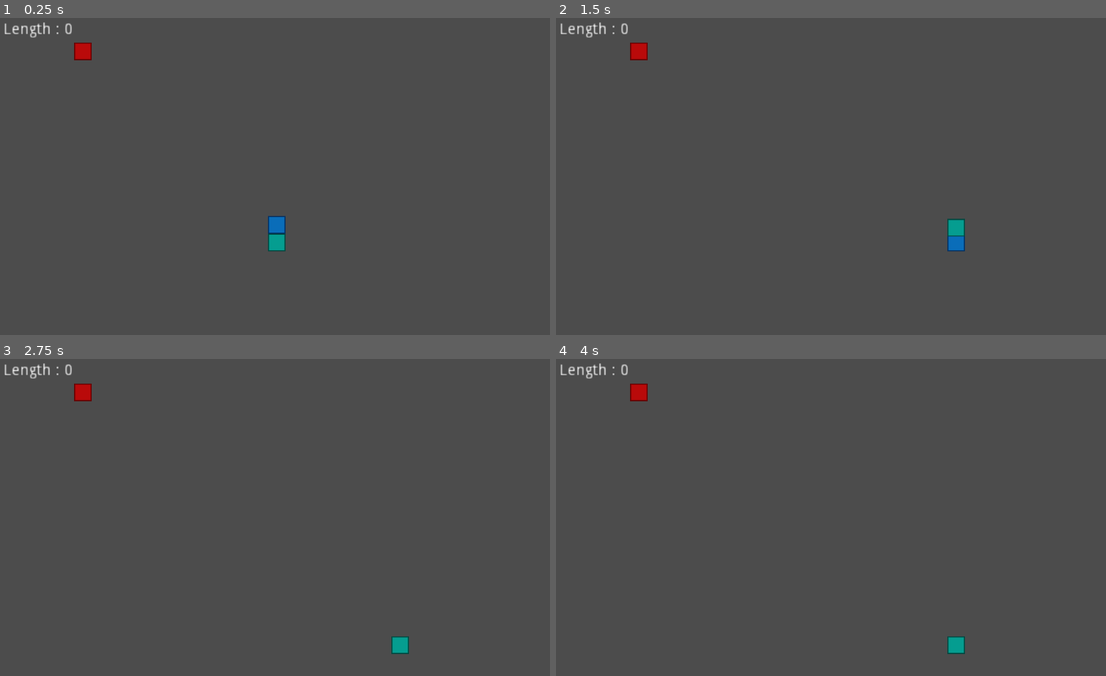
Above: before the commit, frames 1-4 (two rows, left to right).
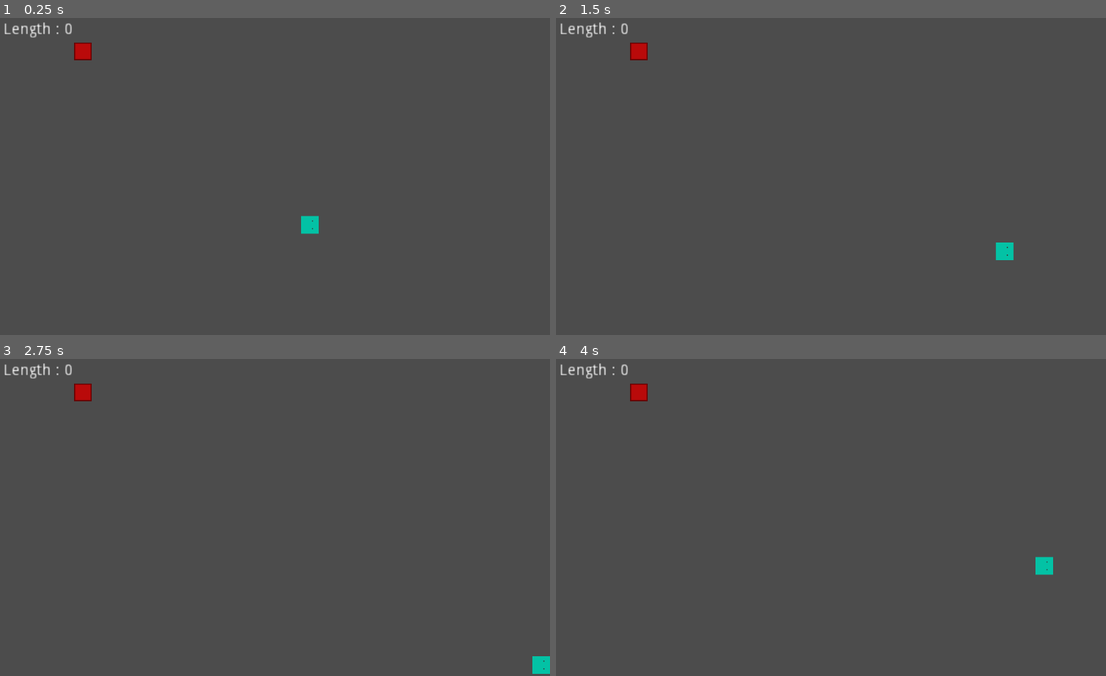
Above: after the commit, the same moments.

Repository: ChrisRichardo/Snake_Godot
Game: Godot game, scene res://Scenes/Game.tscn
The game is run twice, just before and just after one commit, with the same random seed, the same clock (stepped at 60 frames per second) and the same inputs.
Inputs:
- Up to frame 1 (0.25 s): no input
- Up to frame 2 (1.5 s): hold Right (move_right) 0.53-1.28 s; hold Down (move_down) from 1.28 s (still down)
- Up to frame 3 (2.75 s): release Down (move_down) at 2.03 s; hold Right (move_right) from 2.03 s (still down)
- Up to frame 4 (4 s): release Right (move_right) at 2.78 s; hold Up (move_up) 2.78-3.53 s; hold Left (move_left) from 3.53 s (still down)

The runs differ from the first frame. In frame 1, 0.5% of the frame differs, in the area x 48-58%, y 62-74%; in frame 2, 0.5%; in frame 3, 0.4%; in frame 4, 0.4%.

Commit message:
Can't figure out the best way to move the tail so there will be a gap between every node, HELP ME!

Diff:
--- /dev/null
+++ b/Mini Scenes/Body.tscn
@@ -0,0 +1,18 @@
+[gd_scene load_steps=4 format=2]
+
+[ext_resource path="res://Scripts/Body.gd" type="Script" id=1]
+[ext_resource path="res://Sprites/Body.png" type="Texture" id=2]
+
+[sub_resource type="RectangleShape2D" id=2]
+
+[node name="Body" type="KinematicBody2D" groups=[
+"Bodies",
+]]
+script = ExtResource( 1 )
+
+[node name="Sprite" type="Sprite" parent="."]
+texture = ExtResource( 2 )
+
+[node name="CollisionShape2D" type="CollisionShape2D" parent="."]
+scale = Vector2( 1.6, 1.6 )
+shape = SubResource( 2 )
--- a/Scenes/Game.tscn
+++ b/Scenes/Game.tscn
@@ -1,14 +1,10 @@
-[gd_scene load_steps=8 format=2]
+[gd_scene load_steps=5 format=2]
 
 [ext_resource path="res://Scripts/Game.gd" type="Script" id=1]
 [ext_resource path="res://Scripts/Scripts.gd" type="Script" id=2]
 [ext_resource path="res://Sprites/Snake.png" type="Texture" id=3]
-[ext_resource path="res://Scripts/Body.gd" type="Script" id=4]
-[ext_resource path="res://Sprites/Body.png" type="Texture" id=5]
 
 [sub_resource type="RectangleShape2D" id=1]
-
-[sub_resource type="RectangleShape2D" id=2]
 
 [node name="Game" type="Node2D"]
 script = ExtResource( 1 )
@@ -20,6 +16,7 @@
 ]]
 editor/display_folded = true
 position = Vector2( 528, 400 )
+z_index = 1
 script = ExtResource( 2 )
 __meta__ = {
 "_edit_group_": true
@@ -32,19 +29,8 @@
 scale = Vector2( 1.6, 1.6 )
 shape = SubResource( 1 )
 
-[node name="Body" type="KinematicBody2D" parent="Snake"]
-position = Vector2( 528, 432 )
-script = ExtResource( 4 )
-__meta__ = {
-"_edit_group_": true
-}
-
-[node name="Sprite" type="Sprite" parent="Snake/Body"]
-texture = ExtResource( 5 )
-
-[node name="CollisionShape2D" type="CollisionShape2D" parent="Snake/Body"]
-scale = Vector2( 1.6, 1.6 )
-shape = SubResource( 2 )
+[node name="Bodies" type="Node2D" parent="Snake"]
+position = Vector2( 0, -1 )
 
 [node name="Walls" type="StaticBody2D" parent="."]
 
--- a/Scripts/Body.gd
+++ b/Scripts/Body.gd
@@ -1,20 +1,42 @@
 extends KinematicBody2D
 
+onready var game = get_node("/root/Game")
+onready var head = get_node("/root/Game/Snake/Head")
 # Declare member variables here. Examples:
 # var a = 2
 # var b = "text"
-var velocity = Vector2()
-
-var speed = 0
-const MAXSPEED = 300
+var temp_add = Vector2()
 # Called when the node enters the scene tree for the first time.
 func _ready():
-	# Replace with function body.
-	pass
+	set_physics_process(true) # Replace with function body.
 
-func follow_player():
-	position = get_node("/root/Game").snake_parts.pop_front()
+func move_body(index : int):
+	if index == 0:
 
+#		if head.prev_dir == Vector2(0,-1):
+#			temp_add = Vector2(0,16)
+#		elif head.prev_dir == Vector2(0,1):
+#			temp_add = Vector2(0,-16)
+#		elif head.prev_dir == Vector2(1,0):
+#			temp_add = Vector2(-16,0)
+#		elif head.prev_dir == Vector2(1,0):
+#			temp_add = Vector2(16,0)
+
+		position = game.body_pos[index]
+		game.body_pos[index] = head.position
+		game.body_dir[index] = head.prev_dir
+	else:
+#		if game.body_dir[index] == Vector2(0,-1):
+#			temp_add = Vector2(0,16)
+#		elif game.body_dir[index]== Vector2(0,1):
+#			temp_add = Vector2(0,-16)
+#		elif game.body_dir[index] == Vector2(1,0):
+#			temp_add = Vector2(-16,0)
+#		elif game.body_dir[index] == Vector2(1,0):
+#			temp_add = Vector2(16,0)
+		position = game.body_pos[index]
+		game.body_pos[index] = game.body_pos[index-1]
+		game.body_dir[index] = game.body_dir[index-1]
 # Called every frame. 'delta' is the elapsed time since the previous frame.
 #func _process(delta):
 #	pass
--- a/Scripts/Food.gd
+++ b/Scripts/Food.gd
@@ -3,7 +3,9 @@
 # Declare member variables here. Examples:
 # var a = 2
 # var b = "text"
-
+onready var game = get_node("/root/Game")
+var body = preload("res://Mini Scenes/Body.tscn")
+onready var head = get_node("/root/Game/Snake/Head")
 # Called when the node enters the scene tree for the first time.
 func _ready():
 	set_physics_process(true)# Replace with function body.
@@ -16,6 +18,16 @@
 			queue_free()
 			get_node("/root/Game").spawn_food()
 			get_node("/root/Game").length += 1
+			add_body()
 # Called every frame. 'delta' is the elapsed time since the previous frame.
+
+func add_body():
+	var instanced_body = body.instance()
+	var index = game.snake_parts.size()
+	if index == 0:
+		instanced_body.position = head.position
+	else:
+		instanced_body.position = game.snake_parts[index-1].position
+	get_node("/root/Game/Snake/Bodies").add_child(instanced_body)
 #func _process(delta):
 #	pass
--- a/Scripts/Game.gd
+++ b/Scripts/Game.gd
@@ -1,6 +1,8 @@
 extends Node2D
 
 var snake_parts = []
+var body_pos = []
+var body_dir = []
 var length = 0 setget set_score
 # Declare member variables here. Examples:
 # var a = 2
@@ -10,7 +12,7 @@
 	get_node("Length").set_text("Length: " + str(length))
 # Called when the node enters the scene tree for the first time.
 func _ready():
-	#snake_parts.push_back(get_node("Snake/Head").position)
+	body_pos.append(get_node("Snake/Head").position)
 	spawn_food()
 
 func spawn_food():
--- a/Scripts/Scripts.gd
+++ b/Scripts/Scripts.gd
@@ -1,62 +1,48 @@
 extends KinematicBody2D
 
+onready var game = get_node("/root/Game")
 # Declare member variables here. Examples:
 # var a = 2
 # var b = "text"
-var speed = 10.0
-var tile_size = 32.0
-const MAXSPEED = 300
-
-var init_pos = Vector2()
-var dir = Vector2()
-var counter = 0.0
+var prev_dir = Vector2(1,0)
+var dir = Vector2(1,0)
+var on_the_move = true
 
 var moving = false
 
 func _ready():
-	init_pos = position
-	set_process(true)
+	set_physics_process(true)
 
 func _physics_process(delta):
+	#print(get_node("/root/Game/Snake/Bodies").get_children())
+	var is_moving = Input.is_action_pressed("move_up") || Input.is_action_pressed("move_down") || Input.is_action_pressed("move_right") || Input.is_action_pressed("move_left")
+	if  Input.is_action_pressed("move_down"):
+		dir = Vector2(0,1)
+	elif Input.is_action_pressed("move_up"):
+		dir = Vector2(0,-1)
+	elif Input.is_action_pressed("move_left"):
+		dir = Vector2(-1,0)
+	elif Input.is_action_pressed("move_right"):
+		dir = Vector2(1,0)
+	move()
+	check_new_body()
 
-	if not moving:
-		set_dir()
-	elif dir != Vector2():
-		get_node("/root/Game").snake_parts.append(position)
-		if(get_node("/root/Game").snake_parts.size() >= 5):
-			get_node("/root/Game/Snake/Body").follow_player()
-		move(delta)
-	else:
-		moving = false
+func check_new_body():
+	var temp = false
+	for body in get_node("/root/Game/Snake/Bodies").get_children():
+		temp = false
+		for i in range(1,game.snake_parts.size()):
+			if body.get_rid() == game.snake_parts[i].get_rid():
+				temp = true
+		if !temp:
+			game.snake_parts.append(body)
+			game.body_pos.append(body.position)
+			game.body_dir.append(dir)
 
-func set_dir():
-	dir = get_dir()
 
-	if dir.x != 0 or dir.y != 0:
-		moving = true
-		init_pos = position
-
-func get_dir():
-	var x = 0
-	var y = 0
-
-	if dir.y == 0:
-		x = int(Input.is_action_pressed("move_right")) - int(Input.is_action_pressed("move_left"))
-	if dir.x == 0:
-		y = int(Input.is_action_pressed("move_down")) - int(Input.is_action_pressed("move_up"))
-
-	return Vector2(x,y)
-
-func move(delta):
-	counter += delta * speed
-
-	if counter >= 1.0:
-		if position.x <= 20 || position.x >= 1002 || position.y <= 20 || position.y >= 544 :
-			return
-		position = init_pos + dir * tile_size
-		counter = 0.0
-		moving = false
-	else:
-		if position.x <= 20 || position.x >= 1002 || position.y <= 20 || position.y >= 544 :
-			return
-		position = init_pos + dir * tile_size * counter
+func move():
+	prev_dir = dir
+	position += dir * 4
+	if game.snake_parts.size() != 0:
+		for i in range(game.snake_parts.size() -1, -1,-1):
+			game.snake_parts[i].move_body(i)
Binary file changed: Sprites/Body.png
Binary file changed: Sprites/Snake.png
